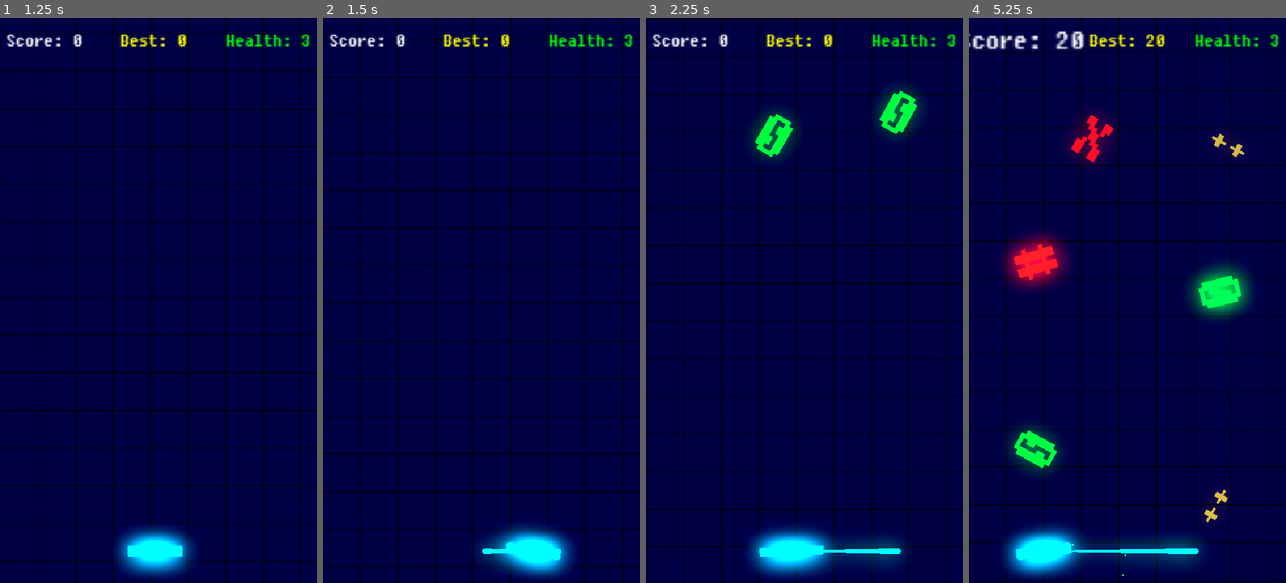
Above: before the commit, frames 1-4 (left to right).
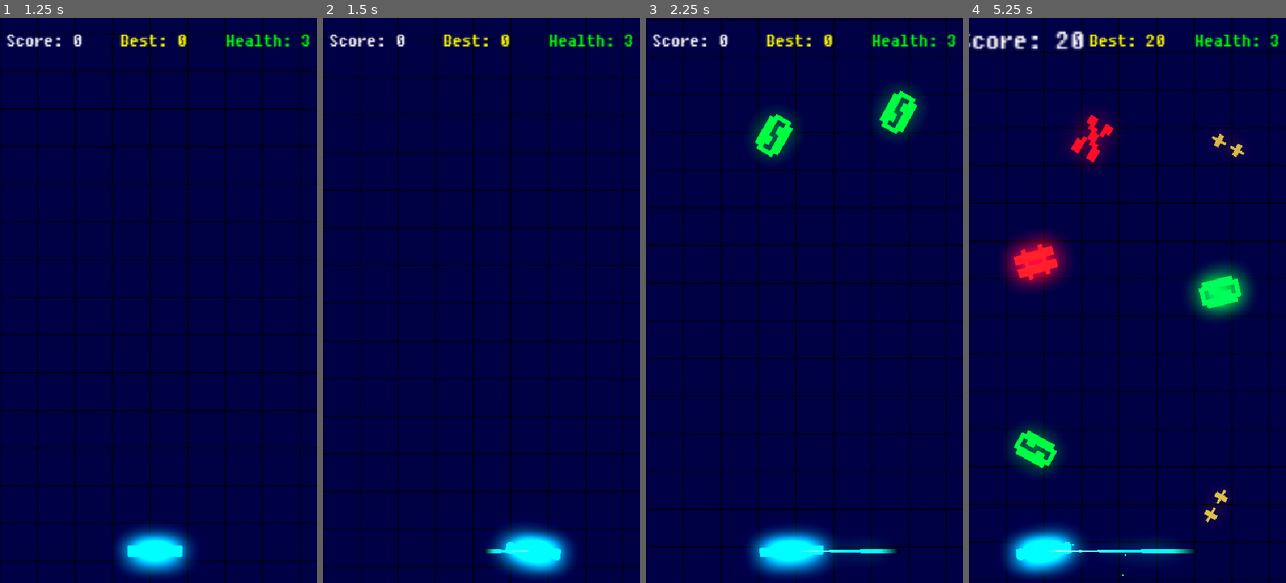
Above: after the commit, the same moments.

Repository: Fuheshka/Neon-Catcher
Game: Godot game, scene res://scenes/main_menu.tscn
Two runs of this game, one before a commit and one after it. Both use one fixed random seed, a clock stepped at 60 frames per second and the inputs below. The engine's default icon, where the game draws it, is replaced by a stand-in: a white triangle on a blue panel in a dark square.
Inputs (mouse positions are in pixels of both pictures, inside the frame that each line leads up to):
- Up to frame 1 (1.25 s): click "Start Game" at 0.5 s
- Up to frame 2 (1.5 s): move the mouse to (551, 272) at 1.27 s; hold D (move_right) from 1.28 s (still down); click (551, 272) at 1.42 s
- Up to frame 3 (2.25 s): release D (move_right) at 2 s; drag from (741, 328) to (899, 549) at 2.02 s
- Up to frame 4 (5.25 s): move the mouse to (1159, 176) at 2.77 s; hold D (move_right) 2.78-3.5 s; drag from (1111, 413) to (1219, 306) at 3.52 s; move the mouse to (1222, 385) at 4.27 s; hold A (move_left) 4.28-5 s; drag from (1032, 215) to (1035, 413) at 5.02 s

Frame 1 is identical in both runs. In frame 2, 0.2% of the frame differs, in the area x 49-66%, y 92-96%; in frame 3, 0.4%; in frame 4, 0.6%, in the area x 25-74%, y 91-97%.

Commit message:
Player trail fix

Diff:
--- a/scripts/game_manager.gd
+++ b/scripts/game_manager.gd
@@ -130,7 +130,7 @@
 	Engine.time_scale = 0.0
 	if _hit_stop_timer and _hit_stop_timer.timeout.is_connected(_end_hit_stop):
 		_hit_stop_timer.timeout.disconnect(_end_hit_stop)
-	_hit_stop_timer = get_tree().create_timer(hit_stop_duration, true, false, true)
+	_hit_stop_timer = get_tree().create_timer(hit_stop_duration, false, true, true)
 	_hit_stop_timer.timeout.connect(_end_hit_stop)
 
 
--- a/scripts/player.gd
+++ b/scripts/player.gd
@@ -25,7 +25,7 @@
 @export var touch_deadzone: float = 8.0
 
 """Number of points retained in the neon trail."""
-@export var trail_point_limit: int = 22
+@export var trail_point_limit: int = 15
 
 """Minimum distance between trail points (pixels)."""
 @export var trail_spacing: float = 10.0
@@ -94,6 +94,9 @@
 	_last_move_sign = move_sign
 
 	_update_tilt()
+
+
+func _process(delta: float) -> void:
 	_update_trail(delta)
 
 
@@ -187,14 +190,6 @@
 	if _trail_points_world.is_empty():
 		_trail_points_world.append(global_position)
 
-	if abs(_velocity_x) < trail_min_speed:
-		if _trail_points_world.size() > 1:
-			var remove_count: int = clampi(int(ceil(trail_decay_rate * delta)), 1, _trail_points_world.size() - 1)
-			for i in range(remove_count):
-				_trail_points_world.remove_at(0)
-		_update_trail_line_points()
-		return
-
 	var last_point: Vector2 = _trail_points_world[_trail_points_world.size() - 1]
 	var distance: float = global_position.distance_to(last_point)
 	if distance >= trail_spacing:
@@ -202,6 +197,11 @@
 	else:
 		_trail_points_world[_trail_points_world.size() - 1] = global_position
 
+	if abs(_velocity_x) < trail_min_speed and _trail_points_world.size() > 1:
+		var remove_count: int = clampi(int(ceil(trail_decay_rate * delta)), 1, _trail_points_world.size() - 1)
+		for i in range(remove_count):
+			_trail_points_world.remove_at(0)
+
 	while _trail_points_world.size() > trail_point_limit:
 		_trail_points_world.remove_at(0)
 
@@ -211,8 +211,12 @@
 func _setup_trail_line() -> void:
 	if _trail_line == null:
 		return
+	_trail_line.top_level = true
+	_trail_line.global_position = Vector2.ZERO
 	_trail_line.width = trail_width
 	_trail_line.default_color = trail_color
+	_trail_line.gradient = _build_trail_gradient()
+	_trail_line.width_curve = _build_trail_width_curve()
 	_trail_line.clear_points()
 	_trail_points_world.clear()
 	_trail_points_world.append(global_position)
@@ -222,10 +226,22 @@
 func _update_trail_line_points() -> void:
 	if _trail_line == null:
 		return
-	var local_points: PackedVector2Array = PackedVector2Array()
-	for world_point in _trail_points_world:
-		local_points.append(to_local(world_point))
-	_trail_line.points = local_points
+	_trail_line.points = _trail_points_world
+
+
+func _build_trail_gradient() -> Gradient:
+	var gradient := Gradient.new()
+	gradient.add_point(0.0, trail_color)
+	gradient.add_point(0.5, Color(trail_color.r, trail_color.g, trail_color.b, trail_color.a * 0.85))
+	gradient.add_point(1.0, Color(trail_color.r, trail_color.g, trail_color.b, 0.0))
+	return gradient
+
+
+func _build_trail_width_curve() -> Curve:
+	var curve := Curve.new()
+	curve.add_point(Vector2(0.0, 1.0))
+	curve.add_point(Vector2(1.0, 0.1))
+	return curve
 
 
 func _play_squash_stretch(_direction_sign: int) -> void:
Not shown, changed: .github/workflows/deploy.yml
Not shown, changed: README.md
